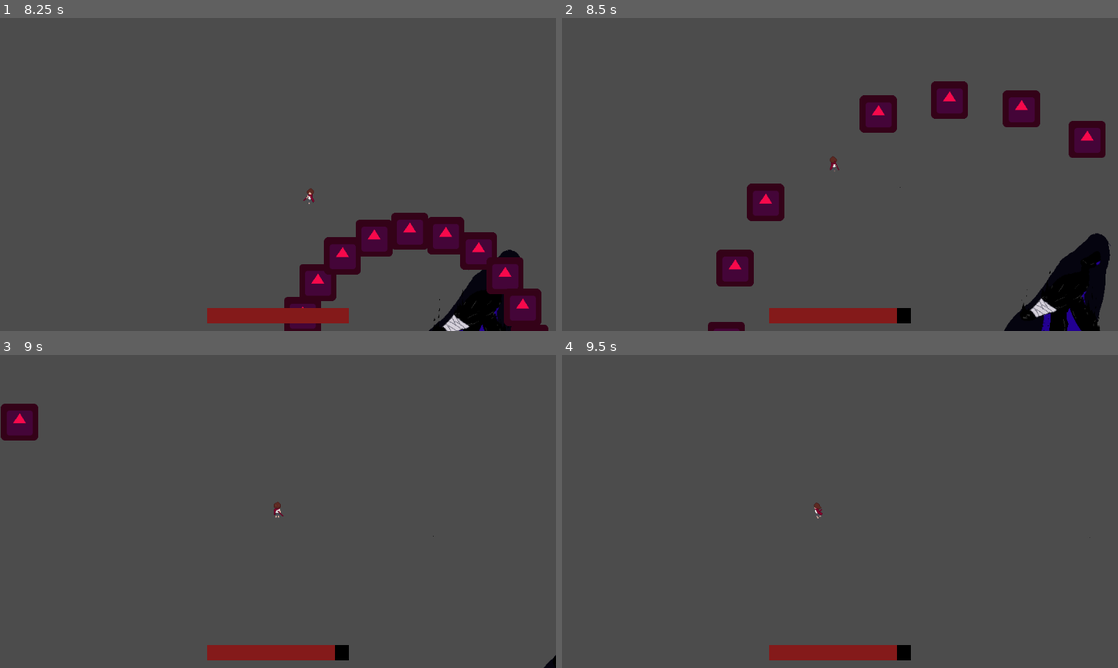
Above: before the commit, frames 1-4 (two rows, left to right).
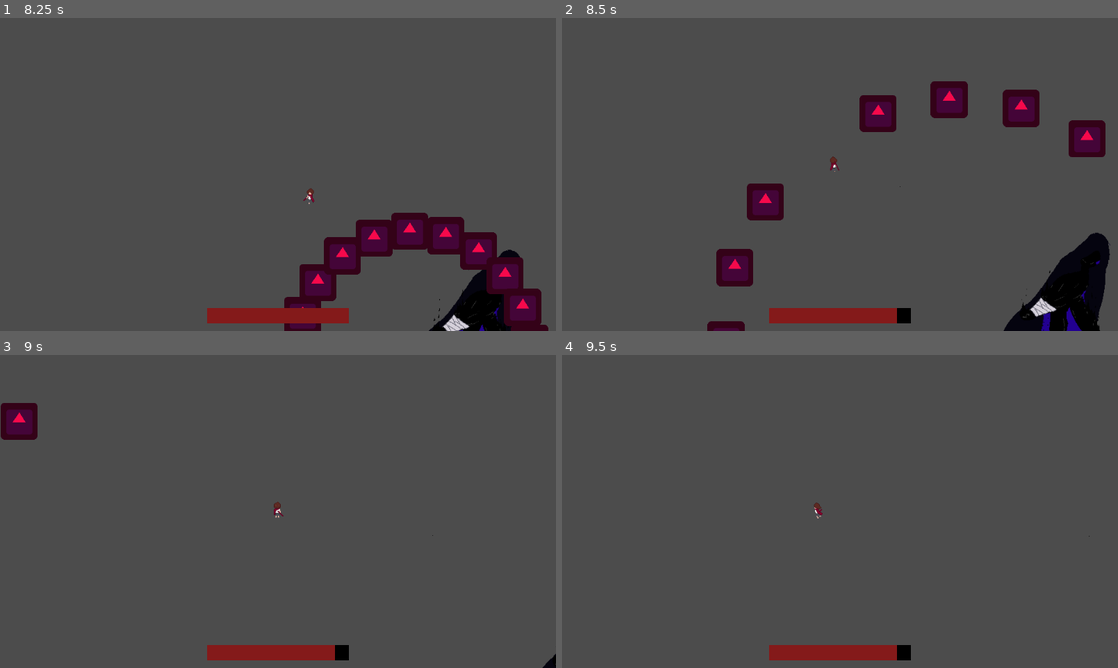
Above: after the commit, the same moments.

Repository: LadyVolk/The-Modern-Triad
Game: Godot game, scene res://Bosses/Depression/Level.tscn
Two runs of this game, one before a commit and one after it. Both use one fixed random seed, a clock stepped at 60 frames per second and the inputs below. This scene is started directly instead of the project's main scene. The engine's default icon, where the game draws it, is replaced by a stand-in: a white triangle on a blue panel in a dark square. Sound files missing from this copy of the repository are replaced by a short silence.
Inputs (mouse positions are in pixels of both pictures, inside the frame that each line leads up to):
- Up to frame 1 (8.25 s): tap Enter at 0.5 s; move the mouse to (400, 158) at 0.52 s; hold D (player_right) 0.53-1.28 s; hold Right mouse button (melee_attack) 0.53-1.28 s; move the mouse to (166, 190) at 1.27 s; hold S (player_down) 1.28-2.03 s; tap Space (player_dash) at 1.35, 2, 5.85 s; move the mouse to (333, 105) at 2.02 s; press the mouse at (333, 105) at 2.03 s; hold D (player_right) 2.03-2.78 s; move the mouse to (250, 237) at 2.77 s; release the mouse at (250, 237) at 2.78 s; hold W (player_up) 2.78-3.53 s; right-click (250, 237) at 2.85 s; move the mouse to (444, 221) at 3.52 s; hold Space (player_dash) 3.53-4.28 s; hold A (player_left) 3.53-5.03 s; move the mouse to (111, 127) at 4.27 s; click (111, 127) at 4.35 s; move the mouse to (305, 174) at 5.02 s; hold S (player_down) 5.03-5.78 s; hold Right mouse button (melee_attack) 5.03-5.78 s; move the mouse to (194, 96) at 5.77 s; hold D (player_right) 5.78-6.53 s; move the mouse to (400, 158) at 6.52 s; press the mouse at (400, 158) at 6.53 s; hold W (player_up) 6.53-7.28 s; move the mouse to (166, 190) at 7.27 s; release the mouse at (166, 190) at 7.28 s; hold D (player_right) 7.28-8.03 s; right-click (166, 190) at 7.35 s; move the mouse to (333, 105) at 8.02 s; hold S (player_down) from 8.03 s (still down); hold Space (player_dash) from 8.03 s (still down)
- Up to frame 2 (8.5 s): keep holding S (player_down); keep holding Space (player_dash)
- Up to frame 3 (9 s): move the mouse to (250, 574) at 8.77 s; release S (player_down) at 8.78 s; release Space (player_dash) at 8.78 s; hold A (player_left) from 8.78 s (still down); click (250, 574) at 8.85 s
- Up to frame 4 (9.5 s): keep holding A (player_left)

Frame 1 is identical in both runs. In frame 2, 0.6% of the frame differs, in the area x 26-99%, y 20-100%; in frame 3, less than 0.1%; in frame 4, less than 0.1%.

Commit message:
Update Negativity.tscn

Diff:
--- a/game/Bosses/Depression/Negativity.tscn
+++ b/game/Bosses/Depression/Negativity.tscn
@@ -4,7 +4,7 @@
 [ext_resource path="res://icon.png" type="Texture" id=2]
 
 [sub_resource type="CircleShape2D" id=1]
-radius = 28.5625
+radius = 26.7823
 
 [node name="Negativity" type="KinematicBody2D"]
 collision_layer = 8
